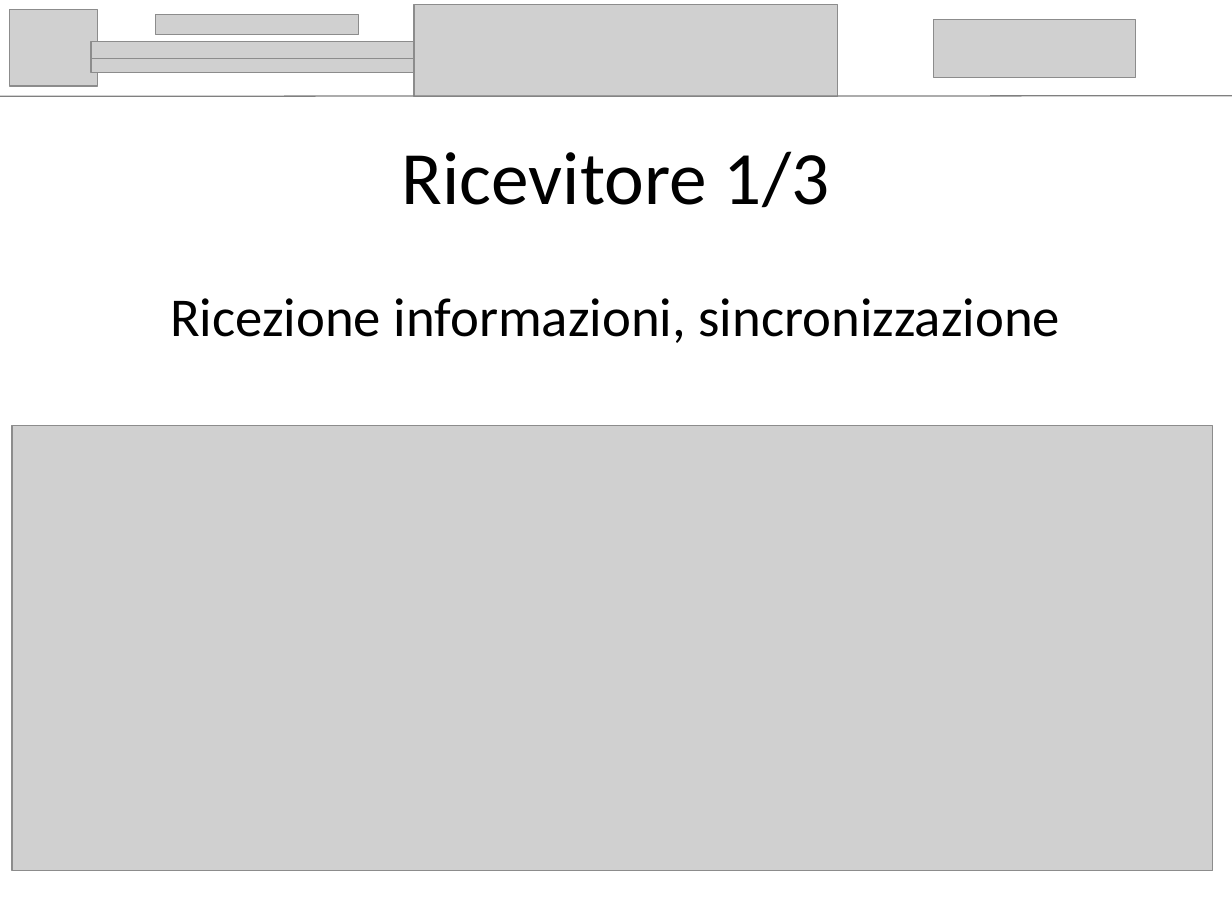
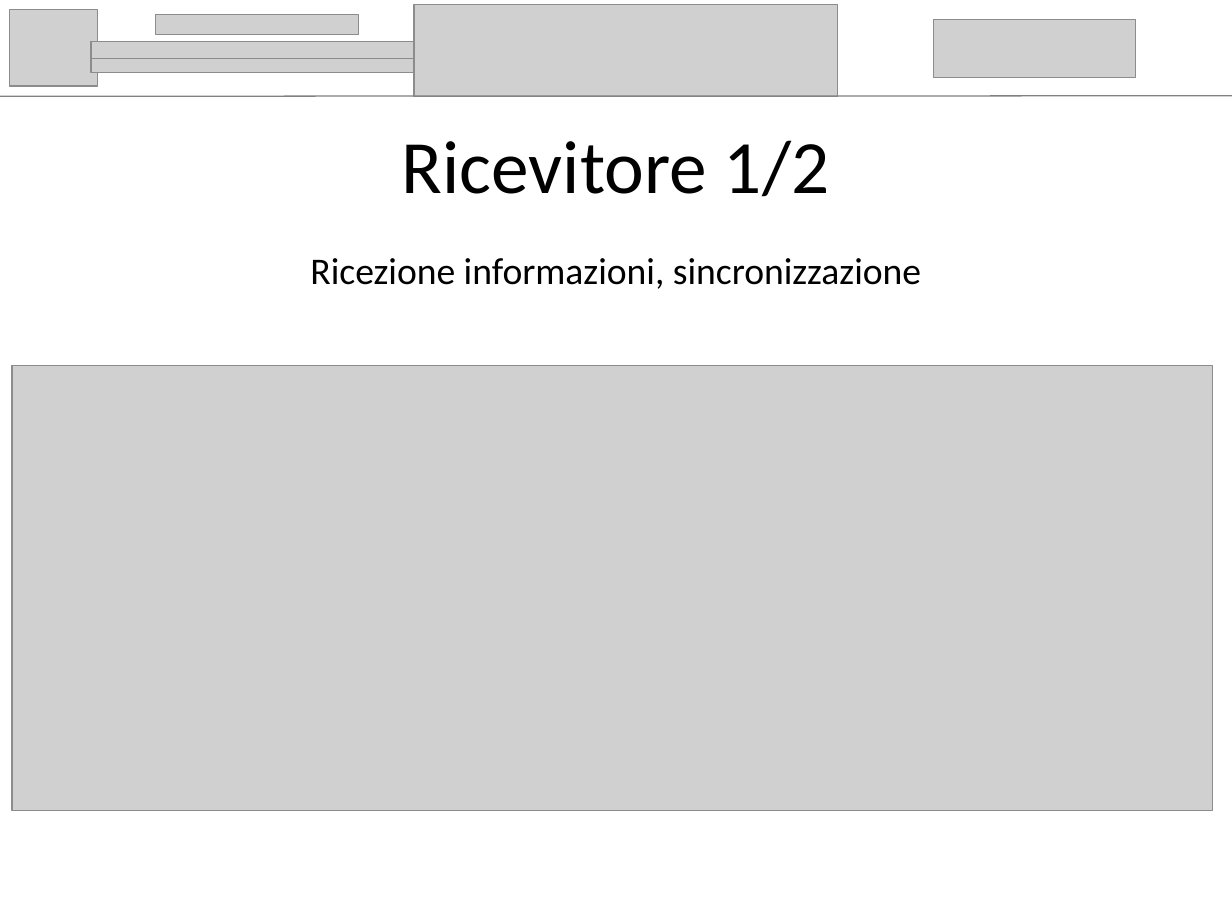
Before and after one commit to AndreaFilippi/LaMiaTesi, a slide deck: slide 11 of presentazione/Andrea_Filippi_presentazione.pptx (slide 12 before the commit). Drawn at 1232x924 pixels with LibreOffice and Linux fonts; fonts in the diff are those of the drawing; grey boxes stand for pictures. Boxes give left, top, right and bottom in pixels: in the first picture for what was removed or moved away, otherwise in the second. Text is boxed around its words. In the diff, an @@ line names an element or a change of style, - is before the commit and + after.

```diff
--- a/presentazione/Andrea_Filippi_presentazione.pptx
+++ b/presentazione/Andrea_Filippi_presentazione.pptx
@@ title at [402, 140, 829, 197]: text changed @@
-Ricevitore 1/3
+Ricevitore 1/2
@@ text "Ricezione informazioni, sincronizzazione": place and size @@
-text "Ricezione informazioni, sincronizzazione" at [170, 298, 1060, 343]
+text "Ricezione informazioni, sincronizzazione" at [310, 258, 921, 289]
@@ text "Ricezione informazioni, sincronizzazione" at [310, 258, 921, 289]: size 32 to 22 pt; less space between paragraphs @@
@@ picture: place and size @@
-picture at [12, 426, 1214, 871]
+picture at [12, 366, 1214, 811]
```
Also in this commit, not shown: 11 other slides changed, 1 slide added, 3 slides removed, 1 other file.
